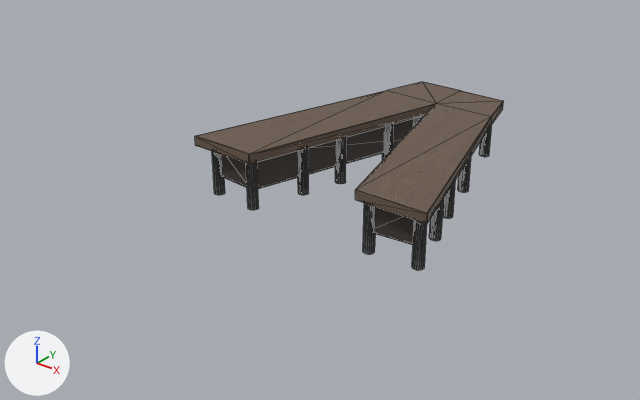
One commit to the glTF model Art Assets/3D/SM_confrenceTable.glb: the scene before it, then after it.
One viewpoint serves both versions: a 50 mm camera at (0.482, -0.775, 0.397) aimed at (-0.017, -0.151, 0.01). The axes (+X, +Y, +Z) are drawn at lower left. The lights are the same throughout. The picture after the commit comes second. Mesh edges are drawn as thin lines. Vertices at exactly the same position are counted once.
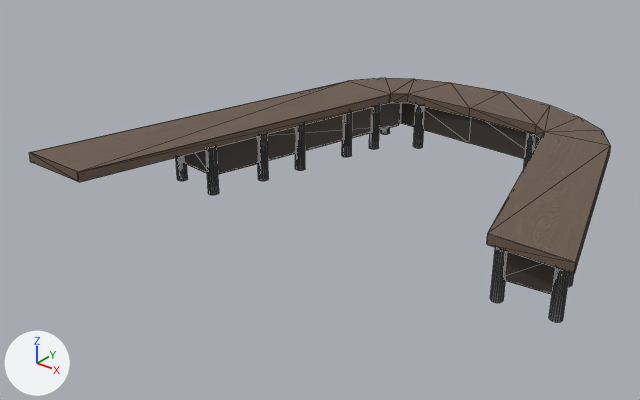
What changed in the scene script:
```text
Change me_cylinder_010:
    remove me_cylinder_010.from_pydata(...)  # 821 vertices, 867 faces; spans x -0.139..0.139, y -0.203..0.088, z 0.0..0.065
    add me_cylinder_010.from_pydata(...)  # 880 vertices, 937 faces; spans x -0.233..0.27, y -0.332..0.115, z 0.0..0.065
    me_cylinder_010 part 1: the loose piece of 36 vertices spanning x -0.048..-0.037, y 0.07..0.081, z 0.0..0.058 is moved by (-0.043, -0.015, 0.0)
    me_cylinder_010 part 2: the loose piece of 36 vertices spanning x -0.078..-0.067, y -0.028..-0.017, z 0.0..0.058 is moved by (0.003, 0.036, 0.0)
    me_cylinder_010 part 3: the loose piece of 36 vertices spanning x -0.128..-0.117, y -0.192..-0.181, z 0.0..0.058 is moved by (-0.039, 0.056, 0.0)
    me_cylinder_010 part 4: the loose piece of 36 vertices spanning x -0.077..-0.066, y -0.196..-0.185, z 0.0..0.058 is moved by (-0.107, 0.004, 0.0)
    me_cylinder_010 part 5: the loose piece of 36 vertices spanning x -0.047..-0.036, y -0.092..-0.081, z 0.0..0.058 is moved by (-0.105, 0.002, 0.0)
    me_cylinder_010 part 6: the loose piece of 36 vertices spanning x -0.029..-0.018, y -0.03..-0.019, z 0.0..0.058 is moved by (-0.056, 0.0, 0.0)
    me_cylinder_010 part 7: the loose piece of 36 vertices spanning x -0.06..-0.049, y -0.138..-0.127, z 0.0..0.058 is moved by (-0.042, 0.046, 0.0)
    me_cylinder_010 part 8: the loose piece of 36 vertices spanning x 0.066..0.077, y -0.196..-0.185, z 0.0..0.058 is mirrored in x about its middle, then moved by (-0.199, 0.0, 0.0)
    me_cylinder_010 part 9: the loose piece of 36 vertices spanning x 0.037..0.048, y 0.07..0.081, z 0.0..0.058 is moved by (0.067, -0.025, 0.0)
    me_cylinder_010 part 10: the loose piece of 36 vertices spanning x 0.067..0.078, y -0.028..-0.017, z 0.0..0.058 is moved by (0.072, 0.036, 0.0)
    me_cylinder_010 part 11: the loose piece of 36 vertices spanning x 0.085..0.096, y -0.09..-0.079, z 0.0..0.058 is moved by (0.113, 0.062, 0.0)
    me_cylinder_010 part 12: the loose piece of 36 vertices spanning x 0.1..0.111, y -0.137..-0.126, z 0.0..0.058 is moved by (0.131, 0.0, 0.0)
    me_cylinder_010 part 13: the loose piece of 36 vertices spanning x 0.117..0.128, y -0.192..-0.181, z 0.0..0.058 is moved by (0.131, 0.0, 0.0)
    me_cylinder_010 part 14: the loose piece of 36 vertices spanning x -0.019..-0.008, y 0.008..0.02, z 0.0..0.058 is mirrored in x about its middle, then moved by (0.216, -0.205, 0.0)
    me_cylinder_010 part 15: the loose piece of 12 vertices spanning x -0.125..-0.072, y -0.193..-0.185, z 0.021..0.059 is moved by (-0.056, 0.0, 0.0)
    me_cylinder_010 part 16: the loose piece of 12 vertices spanning x 0.072..0.125, y -0.193..-0.185, z 0.021..0.059 is moved by (0.131, 0.0, 0.0)
    me_cylinder_010 part 17: the loose piece of 36 vertices spanning x 0.008..0.019, y 0.008..0.02, z 0.0..0.058 is copied, and the copy is moved by (-0.044, 0.035, 0.0); it spans x -0.036..-0.025, y 0.044..0.055, z 0.0..0.058
    me_cylinder_010 part 18: the loose piece of 54 vertices spanning x -0.139..0.139, y -0.203..0.088, z 0.054..0.065 is rebuilt with 69 vertices and now spans x -0.233..0.27, y -0.332..0.115, z 0.054..0.065
    me_cylinder_010 part 19: the loose piece of 23 vertices spanning x -0.072..0.072, y -0.19..0.052, z 0.021..0.061 is rebuilt with 24 vertices and now spans x -0.128..0.201, y -0.19..0.051, z 0.021..0.061
    me_cylinder_010 part 20: 2 vertices moved within x -0.109, y -0.127, z 0.0..0.058; 34 vertices removed from x -0.111..-0.1, y -0.137..-0.126, z 0.0..0.058; 34 vertices added at x -0.116..-0.105, y -0.138..-0.127, z 0.0..0.058
    other edits to the shape of me_cylinder_010 do not show in these pictures
```

Changed parts and their boxes (x1, y1, x2, y2) in the pictures (640 x 400 px; the box of a moved part takes in the faces that stretch with it):
'Cylinder.002', reshaped (89% wider, 30% taller)
    before: (195, 82, 503, 270)
    after: (29, 78, 611, 322)
part 1 of me_cylinder_010, moved or reshaped (not visible before)
    after: (381, 128, 390, 135)
part 2 of me_cylinder_010, moved or reshaped (not visible before)
    after: (369, 106, 380, 150)
part 3 of me_cylinder_010, moved or reshaped (not visible afterwards)
    before: (212, 151, 225, 195)
part 4 of me_cylinder_010, moved or reshaped
    before: (246, 162, 259, 210)
    after: (176, 156, 188, 181)
part 5 of me_cylinder_010, moved or reshaped (not visible afterwards)
    before: (335, 137, 346, 184)
part 6 of me_cylinder_010, moved or reshaped
    before: (382, 124, 394, 161)
    after: (342, 113, 352, 157)
part 7 of me_cylinder_010, moved or reshaped
    before: (298, 148, 309, 195)
    after: (295, 125, 305, 171)
part 8 of me_cylinder_010, moved or reshaped
    before: (363, 203, 375, 254)
    after: (206, 147, 219, 195)
part 9 of me_cylinder_010, moved or reshaped
    before: (479, 125, 492, 157)
    after: (524, 133, 534, 168)
part 10 of me_cylinder_010, moved or reshaped (not visible afterwards)
    before: (458, 157, 471, 192)
part 11 of me_cylinder_010, moved or reshaped (not visible afterwards)
    before: (443, 180, 456, 218)
part 12 of me_cylinder_010, moved or reshaped (mostly hidden afterwards)
    before: (429, 199, 444, 241)
    after: (568, 273, 574, 287)
part 13 of me_cylinder_010, moved or reshaped
    before: (412, 220, 427, 270)
    after: (549, 268, 570, 322)
part 14 of me_cylinder_010, moved or reshaped (mostly hidden before)
    before: (414, 117, 421, 126)
    after: (490, 247, 507, 303)
part 15 of me_cylinder_010, moved or reshaped
    before: (220, 154, 247, 188)
    after: (183, 150, 207, 173)
part 16 of me_cylinder_010, moved or reshaped
    before: (373, 206, 414, 245)
    after: (504, 251, 555, 295)
part 17 of me_cylinder_010, added
    after: (413, 105, 424, 148)
part 18 of me_cylinder_010, rebuilt (89% wider, 38% taller)
    before: (195, 82, 503, 224)
    after: (29, 78, 611, 274)
part 19 of me_cylinder_010, rebuilt
    before: (257, 115, 425, 189)
    after: (217, 103, 540, 174)
part 20 of me_cylinder_010, moved or reshaped (not visible before)
    after: (258, 134, 269, 181)
